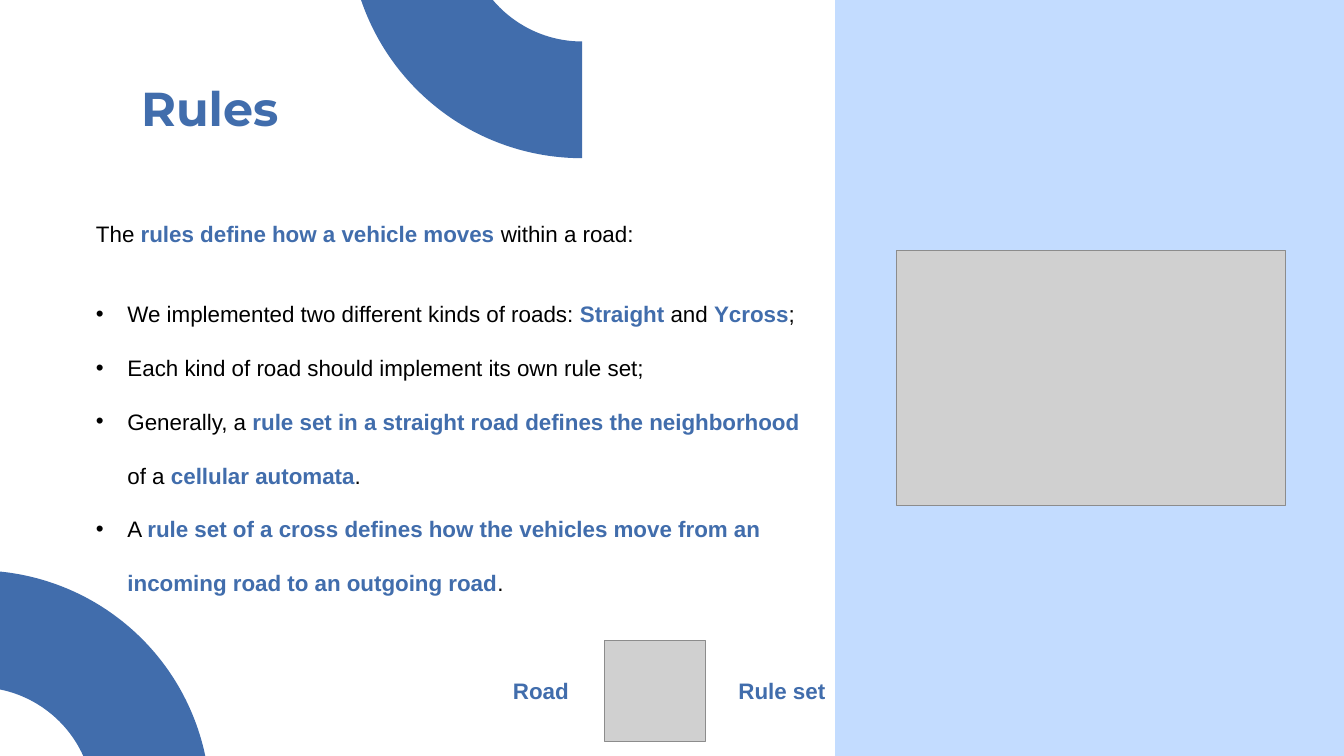
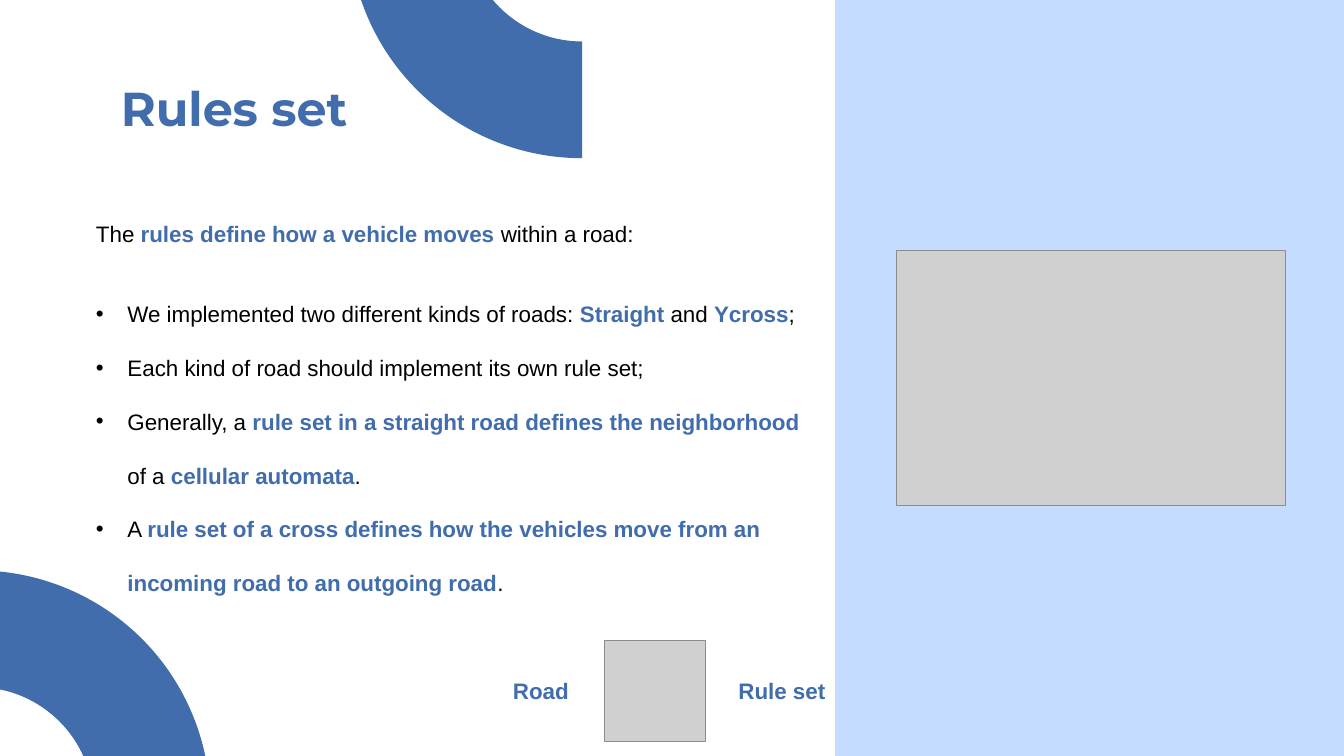
Before and after one commit to nikodallanoce/TrafficAutomata, a slide deck: slide 14 of presentation/DallaNoce_Ristori_cmcs.pptx (slide 15 before the commit). Drawn at 1344x756 pixels with LibreOffice and Linux fonts; fonts in the diff are those of the drawing; grey boxes stand for pictures. Boxes give left, top, right and bottom in pixels: in the first picture for what was removed or moved away, otherwise in the second. Text is boxed around its words. In the diff, an @@ line names an element or a change of style, - is before the commit and + after.

```diff
--- a/presentation/DallaNoce_Ristori_cmcs.pptx
+++ b/presentation/DallaNoce_Ristori_cmcs.pptx
@@ title at box(121, 90, 347, 127): text changed @@
-Rules
+Rules set
```
Also in this commit, not shown: 4 other slides changed, 1 other file.
